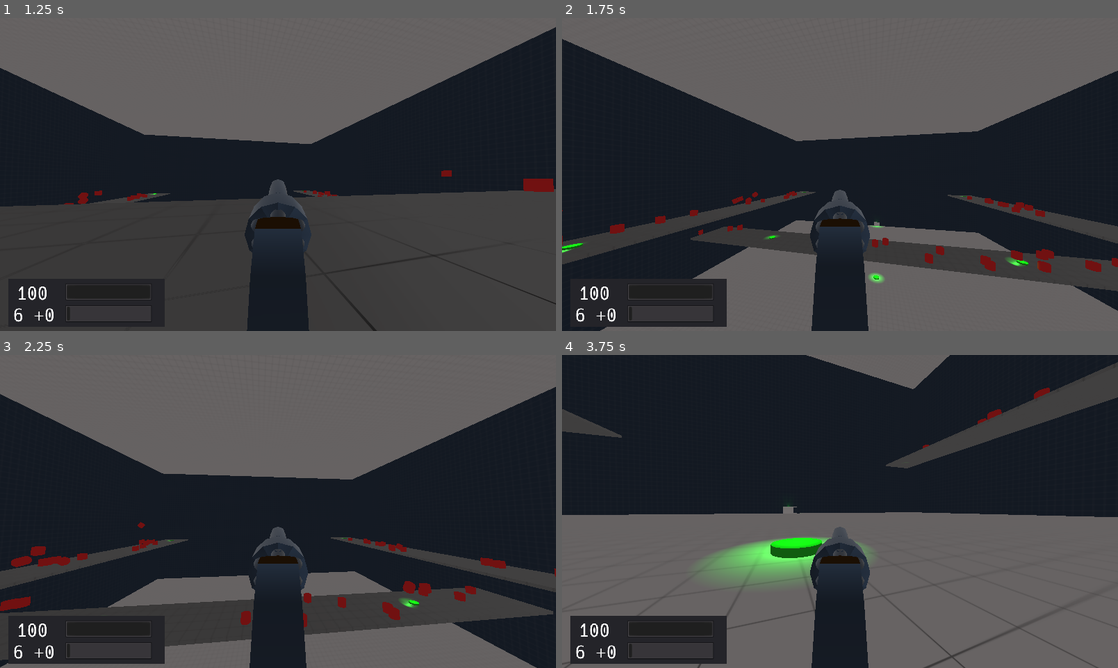
Above: before the commit, frames 1-4 (two rows, left to right).
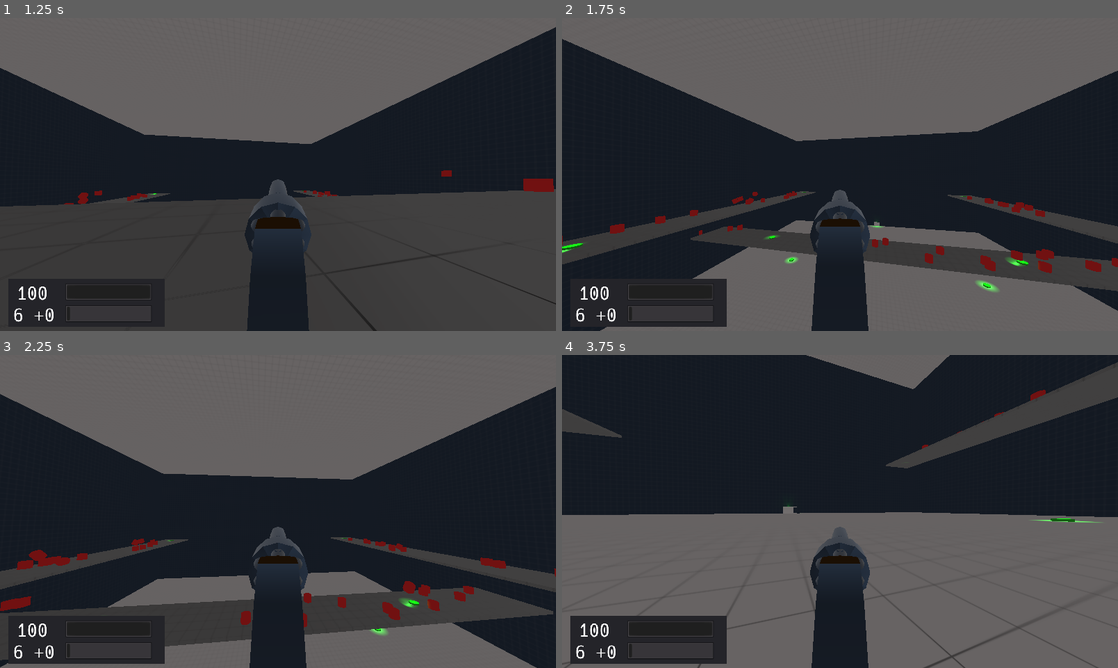
Above: after the commit, the same moments.

Repository: duckinator/keress
Game: Godot game, scene res://levels/Level_003.tscn
Same seed, same stepped clock (60 frames per second), same inputs: the game is played once before the commit and once after it. This scene is started directly instead of the project's main scene.
Inputs (mouse positions are in pixels of both pictures, inside the frame that each line leads up to):
- Up to frame 1 (1.25 s): tap Enter (ui_accept) at 0.5 s; move the mouse to (305, 174) at 0.52 s; press the mouse at (305, 174) at 0.53 s; hold W (movement_forward) from 0.53 s (still down); tap Space (movement_jump) at 0.77 s
- Up to frame 2 (1.75 s): keep holding W (movement_forward); move the mouse to (812, 174) at 1.27 s; release the mouse at (812, 174) at 1.28 s; right-click (812, 174) at 1.35 s; tap Space (movement_jump) at 1.52 s
- Up to frame 3 (2.25 s): keep holding W (movement_forward); move the mouse to (289, 505) at 2.02 s; tap Shift (movement_crouch) at 2.1 s
- Up to frame 4 (3.75 s): keep holding W (movement_forward); move the mouse to (834, 517) at 2.77 s; tap Tab (quick_switch_item) at 2.85 s; tap Space (movement_jump) at 3.02 s; move the mouse to (878, 514) at 3.52 s; hold 1 from 3.53 s (still down)

Frame 1 is identical in both runs. In frame 2, 0.2% of the frame differs, in the area x 0-89%, y 55-88%; in frame 3, 0.4%; in frame 4, 2.7%, in the area x 25-98%, y 10-74%.

Commit message:
more bounce pads

Diff:
--- a/src/levels/Level_003.tscn
+++ b/src/levels/Level_003.tscn
@@ -216,7 +216,11 @@
 navmesh = SubResource( 7 )
 
 [node name="BouncePad" parent="Navigation/Floor" instance=ExtResource( 7 )]
-transform = Transform( 1, 0, 0, 0, 1, 0, 0, 0, 1, -12, 2.5, 0 )
+transform = Transform( 1, 0, 0, 0, 1, 0, 0, 0, 1, -24, 2.5, 110 )
+assist = 3.0
+
+[node name="BouncePad2" parent="Navigation/Floor" instance=ExtResource( 7 )]
+transform = Transform( 1, 0, 0, 0, 1, 0, 0, 0, 1, -24, 2.5, -110 )
 assist = 3.0
 
 [node name="Platform" type="MeshInstance" parent="Navigation"]
@@ -240,6 +244,7 @@
 material/0 = null
 
 [node name="StaticBody" type="StaticBody" parent="Navigation/Platform_Mid"]
+editor/display_folded = true
 
 [node name="CollisionShape" type="CollisionShape" parent="Navigation/Platform_Mid/StaticBody"]
 shape = SubResource( 12 )
